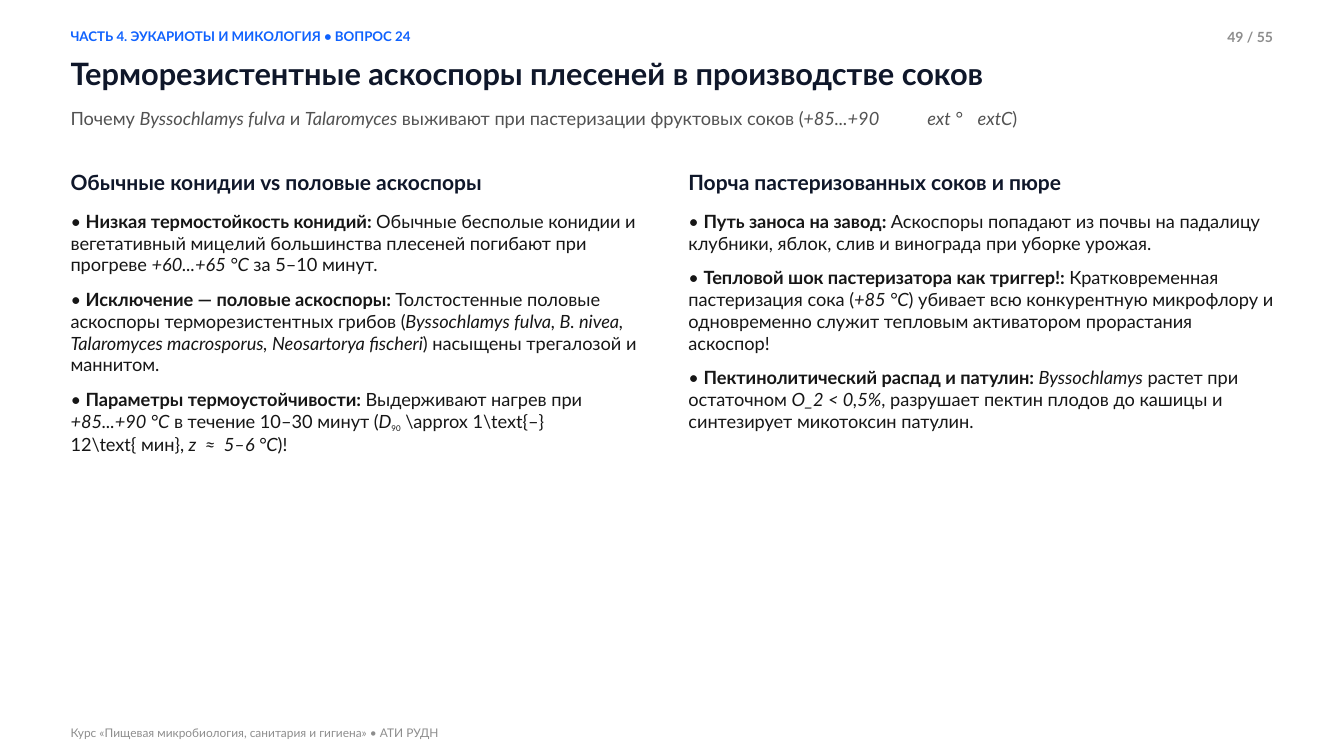
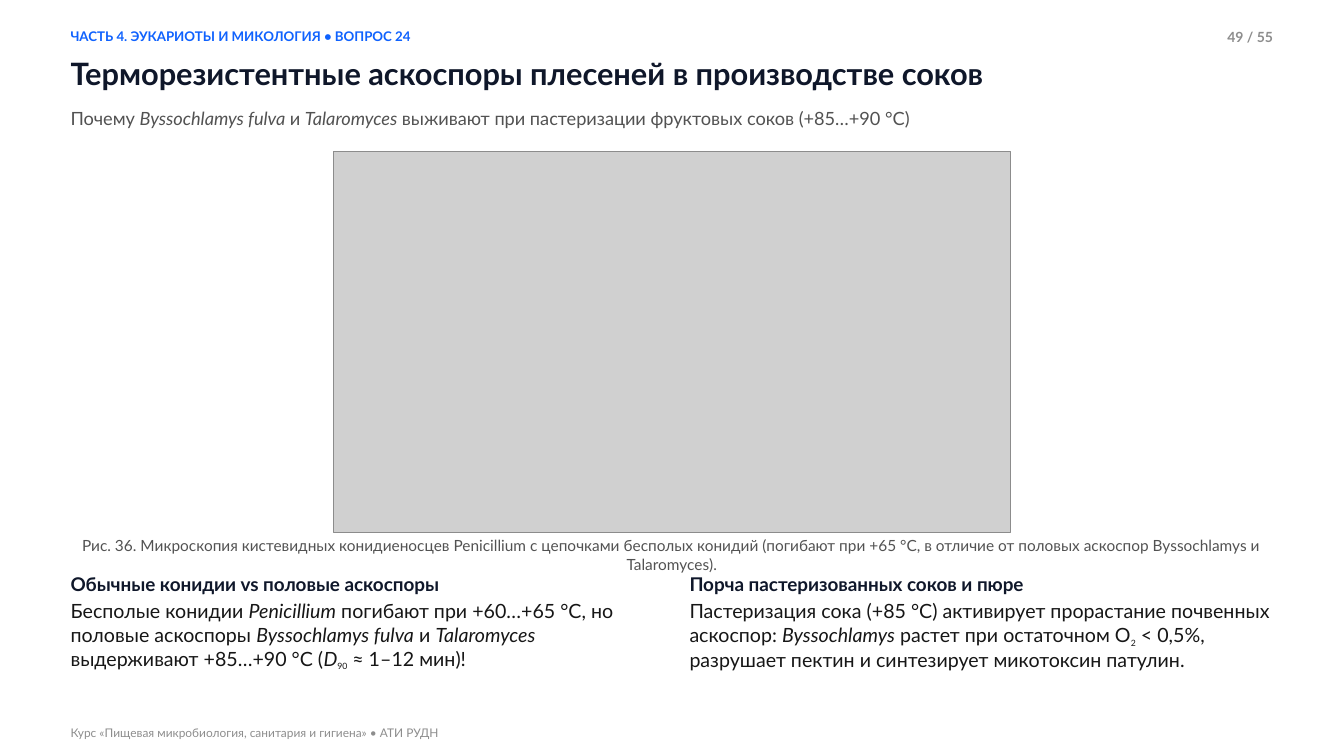
Before and after one commit to yaroslavtsevam/microbio-ati-rudn.github.io, a slide deck: slide 49 of assets/presentations/Lecture_02_Microbiology.pptx. Drawn at 1344x756 pixels with LibreOffice and Linux fonts; fonts in the diff are those of the drawing; grey boxes stand for pictures. Boxes give left, top, right and bottom in pixels: in the first picture for what was removed or moved away, otherwise in the second. Text is boxed around its words. In the diff, an @@ line names an element or a change of style, - is before the commit and + after.

Commit message:
Fix Lecture 2 presentation: enlarge body text in PPTX, fix math/chem formulas, transparent headerless SVG schemes, add 6 fungi illustrations

```diff
--- a/assets/presentations/Lecture_02_Microbiology.pptx
+++ b/assets/presentations/Lecture_02_Microbiology.pptx
@@ text at <box>71,111,910,128</box>: text changed @@
-Почему Byssochlamys fulva и Talaromyces выживают при пастеризации фруктовых соков (+85...+90 ext ° extC)
+Почему Byssochlamys fulva и Talaromyces выживают при пастеризации фруктовых соков (+85…+90 °C)
@@ picture added at <box>334,151,1011,532</box> @@
@@ text added at <box>82,539,1260,573</box>, 11 pt, text #525252 @@
+Рис. 36. Микроскопия кистевидных конидиеносцев Penicillium с цепочками бесполых конидий (погибают при +65 °C, в отличие от половых аскоспор Byssochlamys и Talaromyces).
@@ text at <box>71,577,440,595</box>: size 15 to 13.5 pt in "Обычные конидии vs половые аскоспоры"; less space between paragraphs @@
@@ text "Обычные конидии vs половые аскоспоры": place and size @@
-text "Обычные конидии vs половые аскоспоры" at <box>71,174,636,454</box>
+text "Обычные конидии vs половые аскоспоры" at <box>71,577,613,670</box>
@@ text at <box>690,577,1024,595</box>: size 15 to 13.5 pt in "Порча пастеризованных соков и пюре"; less space between paragraphs @@
@@ text "Порча пастеризованных соков и пюре": place and size @@
-text "Порча пастеризованных соков и пюре" at <box>688,174,1273,431</box>
+text "Порча пастеризованных соков и пюре" at <box>690,577,1269,671</box>
@@ text at <box>71,603,613,670</box>: text changed; size 13 to 14 pt @@
-• Низкая термостойкость конидий: Обычные бесполые конидии и вегетативный мицелий большинства плесеней погибают при прогреве +60...+65 °C за 5–10 минут.
-• Исключение — половые аскоспоры: Толстостенные половые аскоспоры терморезистентных грибов (Byssochlamys fulva, B. nivea, Talaromyces macrosporus, Neosartorya fischeri) насыщены трегалозой и маннитом.
-• Параметры термоустойчивости: Выдерживают нагрев при +85...+90 °C в течение 10–30 минут (D90 \approx 1\text{–}12\text{ мин}, z ≈ 5–6 °C)!
+Бесполые конидии Penicillium погибают при +60…+65 °C, но половые аскоспоры Byssochlamys fulva и Talaromyces выдерживают +85…+90 °C (D90 ≈ 1–12 мин)!
@@ text at <box>690,603,1269,671</box>: text changed; size 13 to 14 pt @@
-• Путь заноса на завод: Аскоспоры попадают из почвы на падалицу клубники, яблок, слив и винограда при уборке урожая.
-• Тепловой шок пастеризатора как триггер!: Кратковременная пастеризация сока (+85 °C) убивает всю конкурентную микрофлору и одновременно служит тепловым активатором прорастания аскоспор!
-• Пектинолитический распад и патулин: Byssochlamys растет при остаточном O_2 < 0,5%, разрушает пектин плодов до кашицы и синтезирует микотоксин патулин.
+Пастеризация сока (+85 °C) активирует прорастание почвенных аскоспор: Byssochlamys растет при остаточном O2 < 0,5%, разрушает пектин и синтезирует микотоксин патулин.
```
Also in this commit, not shown: 54 other slides changed, 20 other files.
